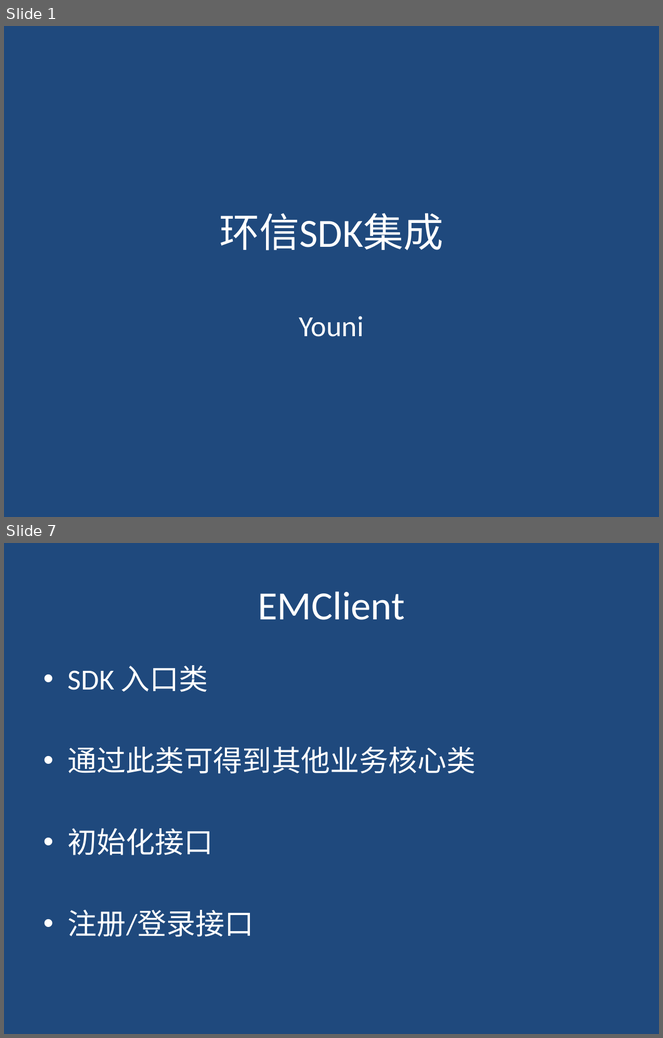
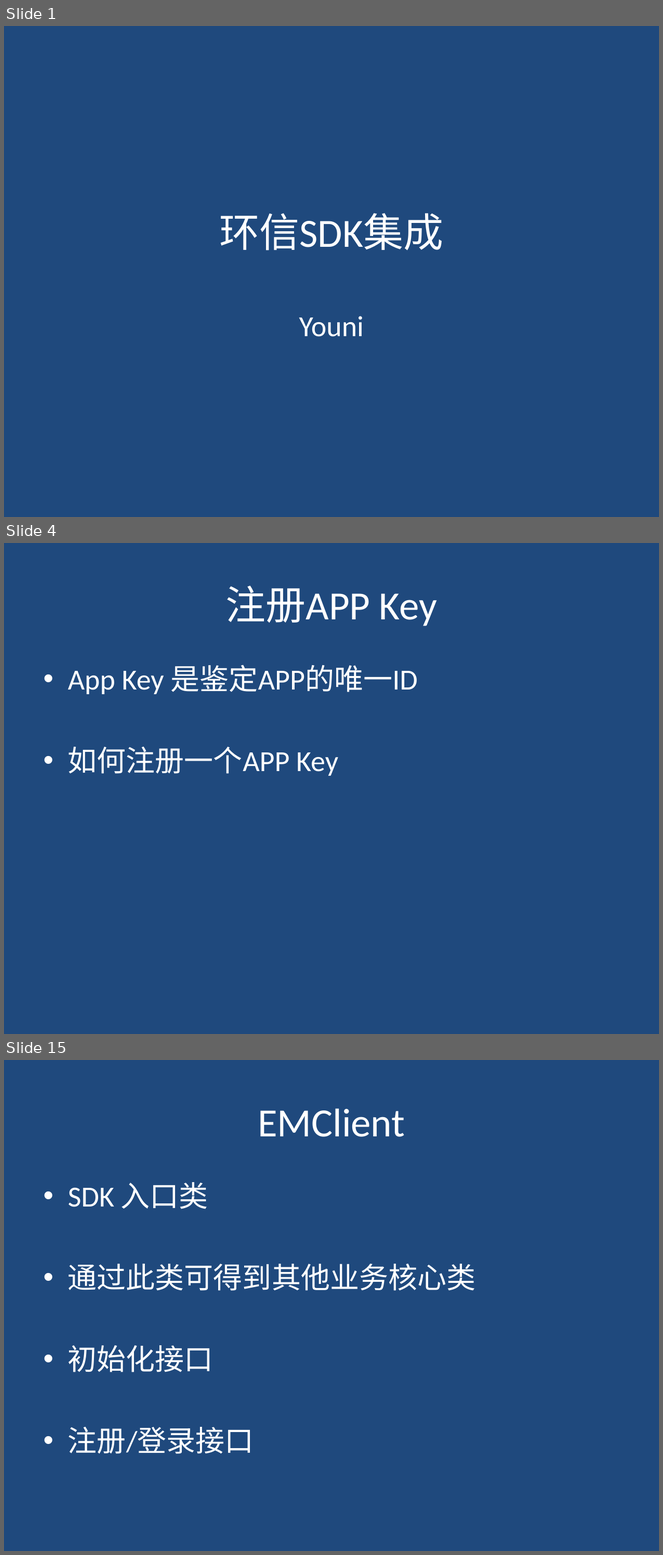
Before and after one commit to youniworld/easemobintegration, a slide deck: easemob_sdk_integration.pptx. Shown one above the other, each under a label of ours: slides 1 and 7 before the commit, slides 1, 4 and 15 after it; the slides between them are not shown. The pictures are 663x1038 and 663x1555 pixels, drawn with LibreOffice and Linux fonts; fonts in the diff are those of the drawing. Boxes give left, top, right and bottom in pixels: in the first picture for what was removed or moved away, otherwise in the second. Text is boxed around its words. In the diff, an @@ line names an element or a change of style, - is before the commit and + after.

```diff
--- a/easemob_sdk_integration.pptx
+++ b/easemob_sdk_integration.pptx
@@ slide 4 added at box(4, 543, 659, 1034), background #1F497D @@
@@ title added at box(226, 586, 437, 626), 44 pt, text #FFFFFF @@
+注册APP Key
@@ text added at box(68, 665, 418, 776), 32 pt, text #FFFFFF @@
+• App Key 是鉴定APP的唯一ID
+• 如何注册一个APP Key
@@ what was slide 7 is now slide 15 @@
```
Also in this commit, not shown: 4 slides changed, 8 other slides added, 1 slide removed, 11 other files.
